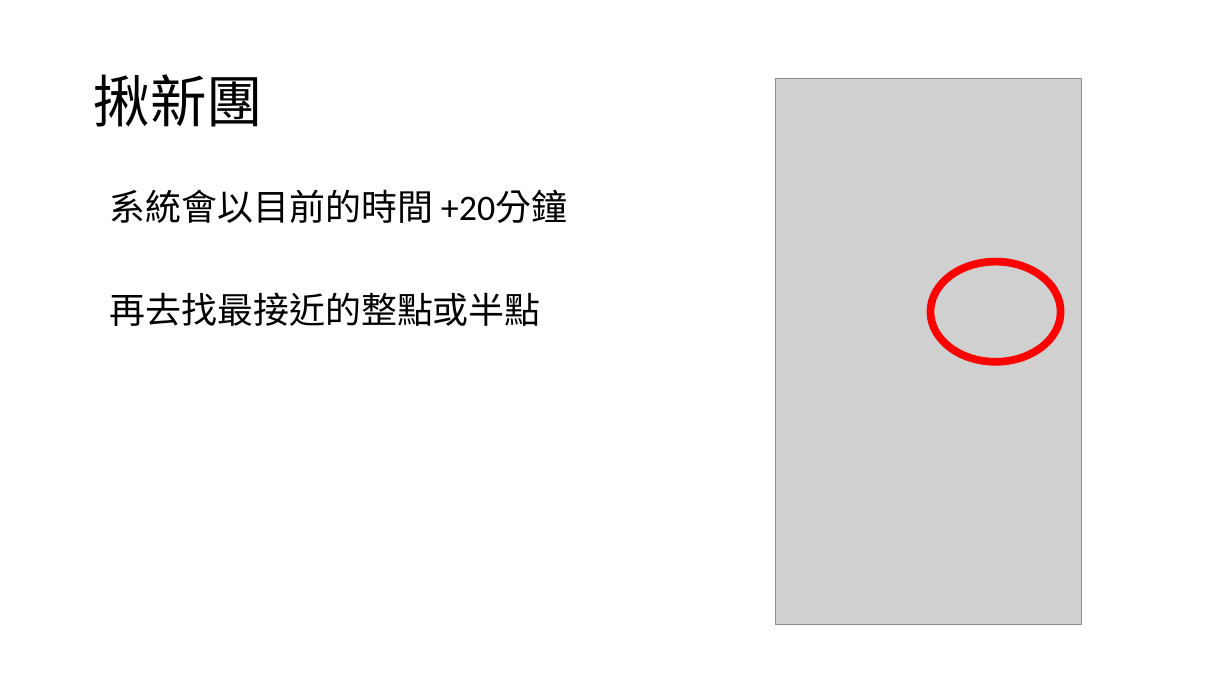
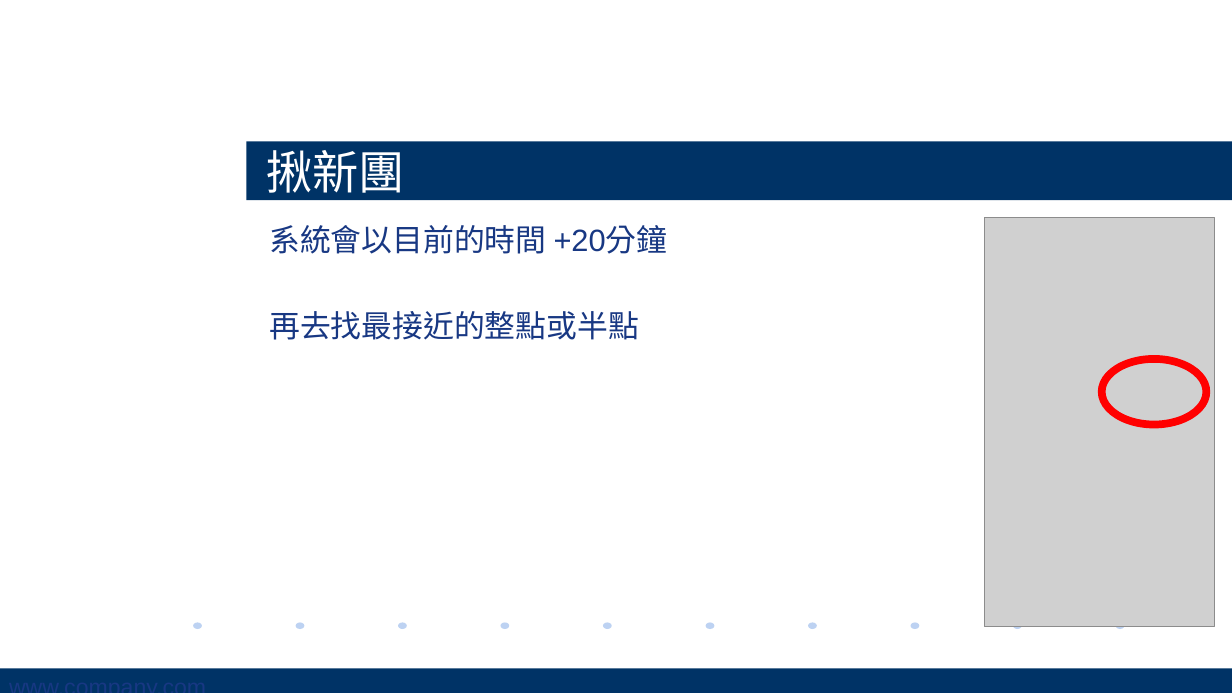
Before and after one commit to KemingChen/JuMeFood, a slide deck: slide 12 of document/JuMeFood.pptx (slide 5 before the commit). Drawn at 1232x693 pixels with LibreOffice and Linux fonts; fonts in the diff are those of the drawing; grey boxes stand for pictures; background and template pictures are left out. Boxes give left, top, right and bottom in pixels: in the first picture for what was removed or moved away, otherwise in the second. Text is boxed around its words. In the diff, an @@ line names an element or a change of style, - is before the commit and + after.

```diff
--- a/document/JuMeFood.pptx
+++ b/document/JuMeFood.pptx
@@ picture removed at (x1=775, y1=79, x2=1082, y2=625) @@
@@ title "揪新團" resized from (x1=94, y1=74, x2=263, y2=127) to (x1=247, y1=141, x2=1232, y2=201) @@
@@ title "揪新團" at (x1=247, y1=141, x2=1232, y2=201): size 44 to 36 pt, font Calibri to Arial, text colour #000000 to #FFFFFF; line spacing 0.9 to 1; fill none to #003366 @@
@@ rectangle added at (x1=175, y1=177, x2=1232, y2=531), fill #FFFFFF, outline #FFFFFF 0.75 pt @@
@@ text "系統會以目前的時間 +20分鐘" moved from (x1=110, y1=189, x2=567, y2=326) to (x1=269, y1=225, x2=668, y2=340) @@
@@ text "系統會以目前的時間 +20分鐘" at (x1=269, y1=225, x2=668, y2=340): size 28 to 24 pt, font Calibri to Arial, text colour #000000 to #183883; line spacing 0.9 to 1; less space between paragraphs @@
@@ picture added at (x1=984, y1=217, x2=1214, y2=627) @@
@@ ellipse removed at (x1=931, y1=262, x2=1061, y2=361) @@
@@ ellipse added at (x1=1102, y1=359, x2=1206, y2=424), outline #FF0000 6 pt @@
@@ ellipse added at (x1=193, y1=623, x2=201, y2=629), fill #BDD2F2 @@
@@ ellipse added at (x1=296, y1=623, x2=304, y2=629), fill #BDD2F2 @@
@@ ellipse added at (x1=398, y1=623, x2=407, y2=629), fill #BDD2F2 @@
@@ ellipse added at (x1=501, y1=623, x2=509, y2=629), fill #BDD2F2 @@
@@ ellipse added at (x1=604, y1=623, x2=612, y2=629), fill #BDD2F2 @@
@@ ellipse added at (x1=706, y1=623, x2=714, y2=629), fill #BDD2F2 @@
@@ ellipse added at (x1=809, y1=623, x2=817, y2=629), fill #BDD2F2 @@
@@ ellipse added at (x1=910, y1=623, x2=919, y2=629), fill #BDD2F2 @@
@@ ellipse added at (x1=1013, y1=623, x2=1021, y2=629), fill #BDD2F2 @@
@@ ellipse added at (x1=1116, y1=623, x2=1124, y2=629), fill #BDD2F2 @@
@@ rectangle added at (x1=0, y1=668, x2=1232, y2=693), fill #003366, 18 pt, text #183883 @@
+www.company.com
```
Also in this commit, not shown: 8 other slides changed, 7 slides added.
